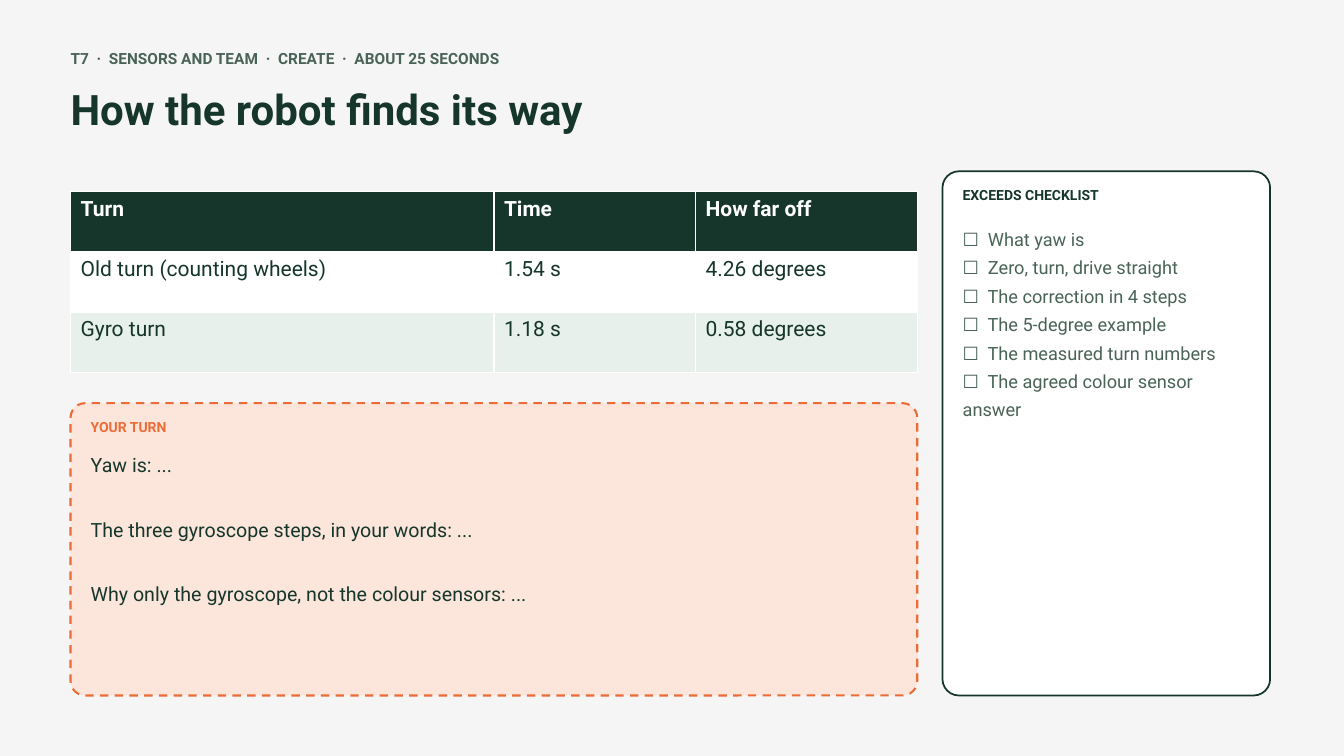
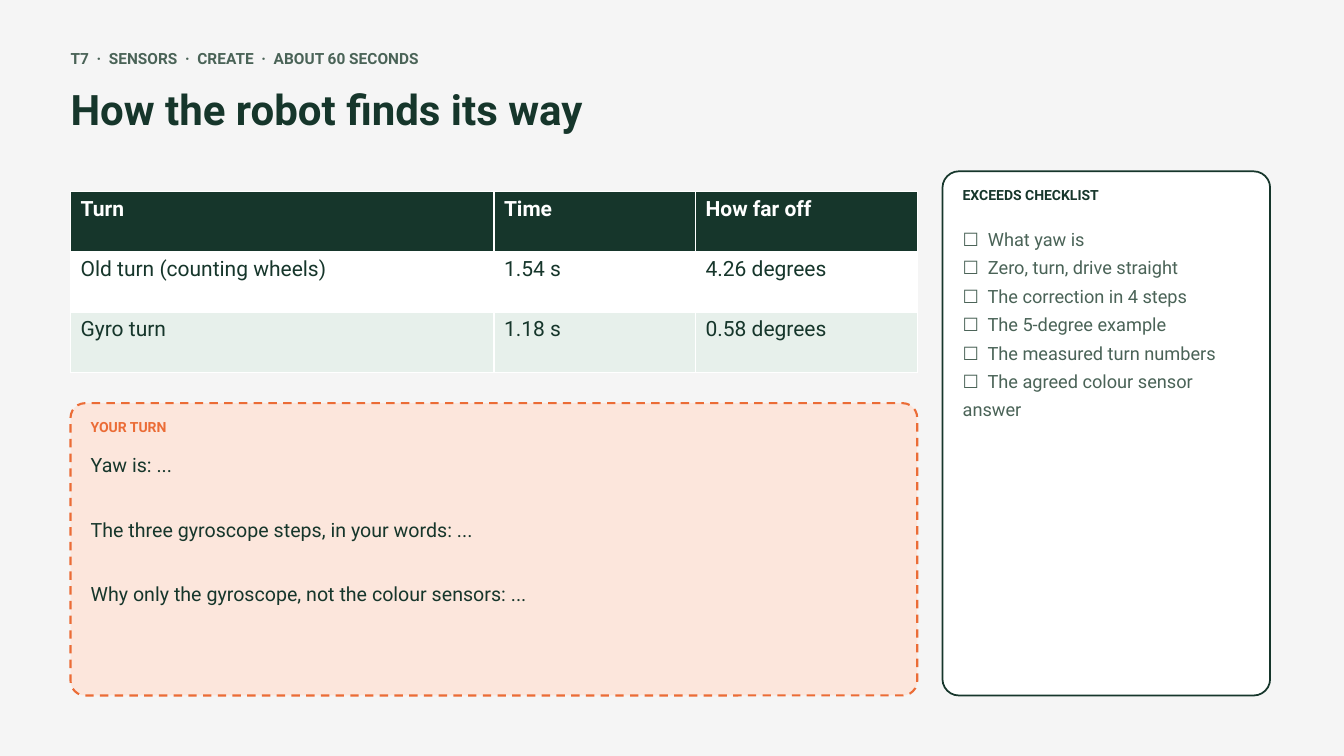
Before and after one commit to amana4/FLL2026, a slide deck: slide 32 of robot-design/exceeds-workshop.pptx. Drawn at 1344x756 pixels with LibreOffice and Linux fonts; fonts in the diff are those of the drawing. Boxes give left, top, right and bottom in pixels: in the first picture for what was removed or moved away, otherwise in the second. Text is boxed around its words. In the diff, an @@ line names an element or a change of style, - is before the commit and + after.

Commit message:
Reorganize presentation speaking roles
Split sensor and iteration responsibilities into distinct presentation sections and update the preparation page, diagrams, slides, scripts, and team links accordingly.

```diff
--- a/robot-design/exceeds-workshop.pptx
+++ b/robot-design/exceeds-workshop.pptx
@@ text at box(71, 53, 418, 64): text changed @@
-T7 · SENSORS AND TEAM · CREATE · ABOUT 25 SECONDS
+T7 · SENSORS · CREATE · ABOUT 60 SECONDS
```
Also in this commit, not shown: 6 other slides changed, 7 other files.
